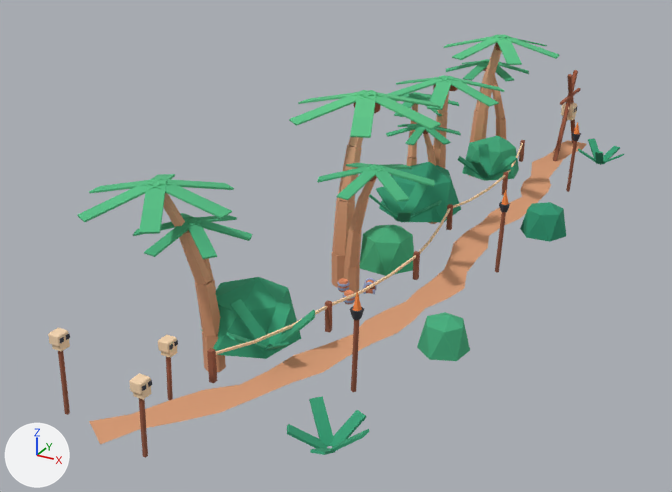
Before and after pictures for a commit that changed the glTF model public/assets/toycar/set-skull-trail.glb.
Rendered twice from a 50 mm camera at (9.2, -24.8, 11.9) aimed at (-3.8, -1.3, 0.1). The axes (+X, +Y, +Z) are drawn at lower left. The lights are the same throughout. The older version comes first. Where no turn or scale is listed for an object, it has been applied to the vertices. Vertices at exactly the same position are counted once.

In view in the first picture: 'anim_drape+sway:a=x:d=3:p=3.2#d', 'anim_drape+sway:a=x:d=3:p=4.1#b', 'anim_drape+sway:a=z:d=3:p=3.8#a', 'anim_drape+sway:a=z:d=3:p=4.4#c', 'drape_floor', 'drape_trail' and 3 more.
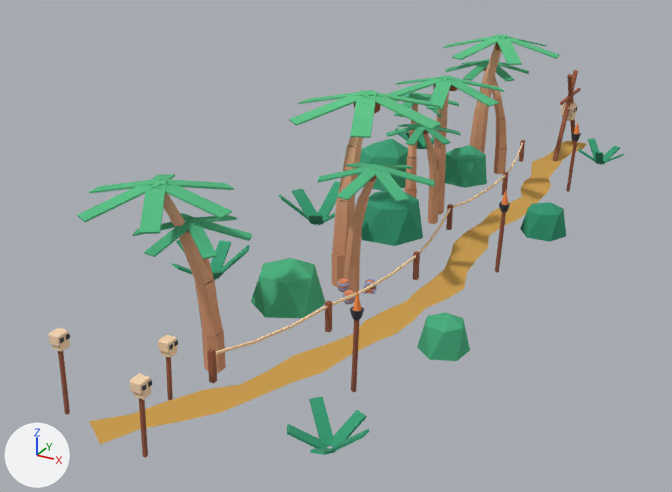
Where the change shows, as pixel boxes [x1, y1, x2, y2] in the pictures (672 x 492 px; the box of a moved part takes in the faces that stretch with it):
part 1 of me_drape_floor, surface changed
    both: [89, 140, 587, 444]
part 2 of me_drape_trail, moved or reshaped
    before: [485, 166, 515, 180]
    after: [419, 140, 434, 149]
part 3 of me_drape_trail, moved or reshaped
    before: [471, 160, 491, 180]
    after: [405, 131, 425, 149]
part 4 of me_drape_trail, moved or reshaped
    before: [458, 156, 484, 179]
    after: [395, 128, 419, 149]
part 5 of me_drape_trail, moved or reshaped (mostly hidden afterwards)
    before: [478, 144, 491, 175]
    after: [417, 123, 425, 145]
part 6 of me_drape_trail, moved or reshaped
    before: [489, 155, 517, 179]
    after: [423, 132, 447, 149]
part 7 of me_drape_trail, moved or reshaped
    before: [397, 211, 411, 222]
    after: [309, 214, 323, 224]
part 8 of me_drape_trail, moved or reshaped
    before: [369, 194, 403, 223]
    after: [278, 194, 316, 226]
part 9 of me_drape_trail, moved or reshaped
    before: [376, 187, 402, 220]
    after: [292, 188, 317, 222]
part 10 of me_drape_trail, moved or reshaped
    before: [402, 182, 428, 215]
    after: [317, 181, 340, 223]
part 11 of me_drape_trail, moved or reshaped
    before: [404, 200, 442, 223]
    after: [318, 213, 335, 226]
part 12 of me_drape_trail, moved or reshaped
    before: [226, 332, 271, 352]
    after: [172, 263, 193, 275]
part 13 of me_drape_trail, moved or reshaped (mostly hidden afterwards)
    before: [229, 299, 269, 346]
    after: [176, 240, 184, 252]
part 14 of me_drape_trail, moved or reshaped
    before: [267, 302, 292, 345]
    after: [210, 240, 231, 272]
part 15 of me_drape_trail, moved or reshaped
    before: [272, 309, 315, 351]
    after: [214, 245, 250, 280]
part 16 of me_drape_trail, moved or reshaped
    before: [264, 342, 289, 351]
    after: [212, 270, 225, 279]
part 17 of me_drape_trail, moved or reshaped
    before: [360, 162, 461, 276]
    after: [251, 190, 423, 318]
part 18 of me_drape_trail, moved or reshaped
    before: [462, 136, 519, 181]
    after: [445, 145, 487, 188]
part 19 of me_drape_trail, moved or reshaped
    before: [213, 277, 301, 359]
    after: [358, 138, 408, 191]

What changed in the scene script:
```text
Change me_drape_floor:
    where me_drape_floor.from_pydata(...)  # 62 vertices, 60 faces; spans x -4.0..0.8, y -12.8..13.5, z 0.0
    used by ob_drape_floor; location = (0.0, 0.0, 0.0)
    me_drape_floor part 1: texture (UV) coordinates of 60 of 60 faces, centred in x -3.5..0.4, y -12.2..13.2, z 0.0, changed; they spanned u 0.97..0.97, v 0.11..0.11 and now span u 0.09..0.09, v 0.9..0.9
Change me_drape_trail:
    used by ob_drape_trail; location = (-0.3, 12.52, 1.55)
    remove me_drape_trail.from_pydata(...)  # 1198 vertices, 2000 faces; spans x -4.7..2.6, y -25.1..1.0, z -2.1..1.8
    add me_drape_trail.from_pydata(...)  # 1198 vertices, 2000 faces; spans x -6.9..2.6, y -25.1..1.0, z -2.1..1.8
    me_drape_trail part 2: the loose piece of 8 vertices spanning x -1.6..-0.5, y -5.9..-5.2, z -1.5..-0.7 is moved by (-3.7, 2.2, 0.0)
    me_drape_trail part 3: the loose piece of 8 vertices spanning x -1.9..-1.4, y -6.5..-5.4, z -1.5..-0.5 is moved by (-3.7, 2.2, 0.0)
    me_drape_trail part 4: the loose piece of 8 vertices spanning x -2.8..-1.6, y -5.8..-5.2, z -1.5..-0.7 is moved by (-3.7, 2.2, 0.0)
    me_drape_trail part 5: the loose piece of 8 vertices spanning x -2.4..-1.5, y -5.4..-4.2, z -1.5..-0.5 is moved by (-3.7, 2.2, 0.0)
    me_drape_trail part 6: the loose piece of 8 vertices spanning x -1.7..-0.7, y -5.4..-4.3, z -1.5..-0.7 is moved by (-3.7, 2.2, 0.0)
    me_drape_trail part 7: the loose piece of 8 vertices spanning x -2.7..-1.8, y -11.9..-10.7, z -1.5..-0.7 is moved by (-2.4, -1.6, 0.0)
    me_drape_trail part 8: the loose piece of 8 vertices spanning x -3.6..-2.5, y -11.8..-10.6, z -1.5..-0.4 is moved by (-2.4, -1.6, 0.0)
    me_drape_trail part 9: the loose piece of 8 vertices spanning x -3.8..-2.6, y -10.9..-10.0, z -1.5..-0.7 is moved by (-2.4, -1.6, 0.0)
    me_drape_trail part 10: the loose piece of 8 vertices spanning x -2.8..-2.2, y -10.7..-9.4, z -1.5..-0.4 is moved by (-2.4, -1.6, 0.0)
    me_drape_trail part 11: the loose piece of 8 vertices spanning x -2.6..-1.3, y -10.9..-10.3, z -1.5..-0.7 is moved by (-2.4, -1.6, 0.0)
    me_drape_trail part 12: the loose piece of 8 vertices spanning x -2.5..-1.8, y -21.2..-20.1, z -1.5..-0.7 is moved by (-3.7, 2.6, 0.0)
    me_drape_trail part 13: the loose piece of 8 vertices spanning x -3.1..-1.9, y -20.3..-19.8, z -1.5..-0.5 is moved by (-3.7, 2.6, 0.0)
    me_drape_trail part 14: the loose piece of 8 vertices spanning x -2.3..-1.7, y -20.1..-19.0, z -1.5..-0.7 is moved by (-3.7, 2.6, 0.0)
    me_drape_trail part 15: the loose piece of 8 vertices spanning x -1.9..-0.8, y -20.3..-19.4, z -1.5..-0.5 is moved by (-3.7, 2.6, 0.0)
    me_drape_trail part 16: the loose piece of 8 vertices spanning x -2.0..-0.9, y -21.0..-20.0, z -1.5..-0.7 is moved by (-3.7, 2.6, 0.0)
    me_drape_trail part 17: 26 of 1198 vertices moved; they spanned x -4.4..-1.1, y -13.8..-6.6, z -2.1..-0.3 and now span x -4.4..-1.9, y -17.9..-9.5, z -2.1..-0.5; mean shift (-0.7, -3.2, 0.0); largest move (-1.5, -12.1, -2.1) -> (-3.5, -17.9, -2.1)
    me_drape_trail part 18: 13 of 1198 vertices moved; they spanned x -3.4..-1.2, y -4.1..-1.7, z -2.1..-0.6 and now span x -3.9..-1.9, y -5.2..-3.4, z -2.1..-0.7; mean shift (-0.6, -1.4, 0.0); largest move (-1.4, -2.2, -2.1) -> (-1.9, -4.4, -2.1)
    me_drape_trail part 19: 13 of 1198 vertices moved; they spanned x -4.6..-2.0, y -20.3..-17.5, z -2.1..-0.4 and now span x -6.9..-4.3, y -7.1..-4.8, z -2.1..-0.4; mean shift (-2.3, 13.0, 0.0); largest move (-2.2, -19.8, -2.1) -> (-6.2, -4.8, -2.1)
    other edits to the shape of me_drape_trail do not show in these pictures
```
